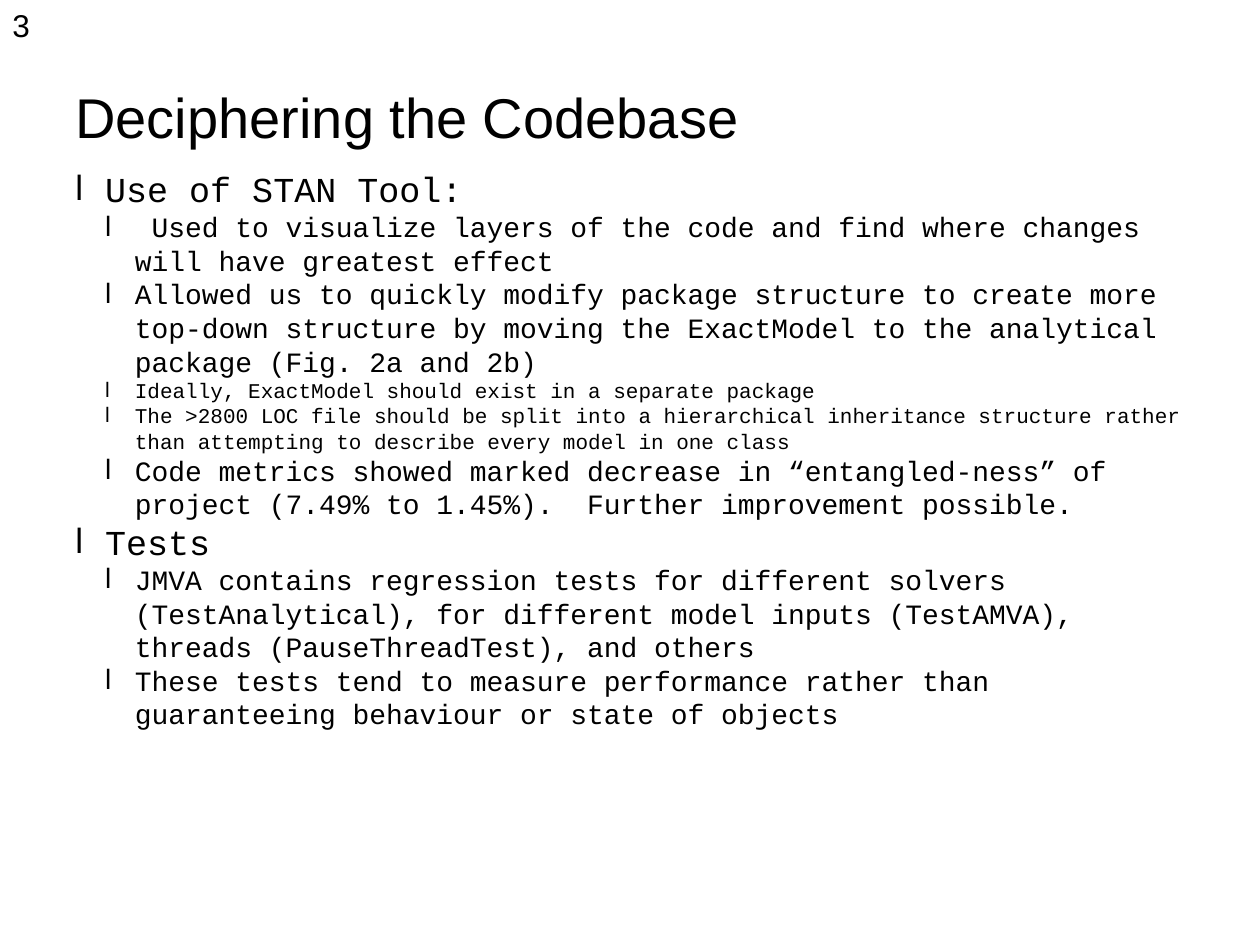
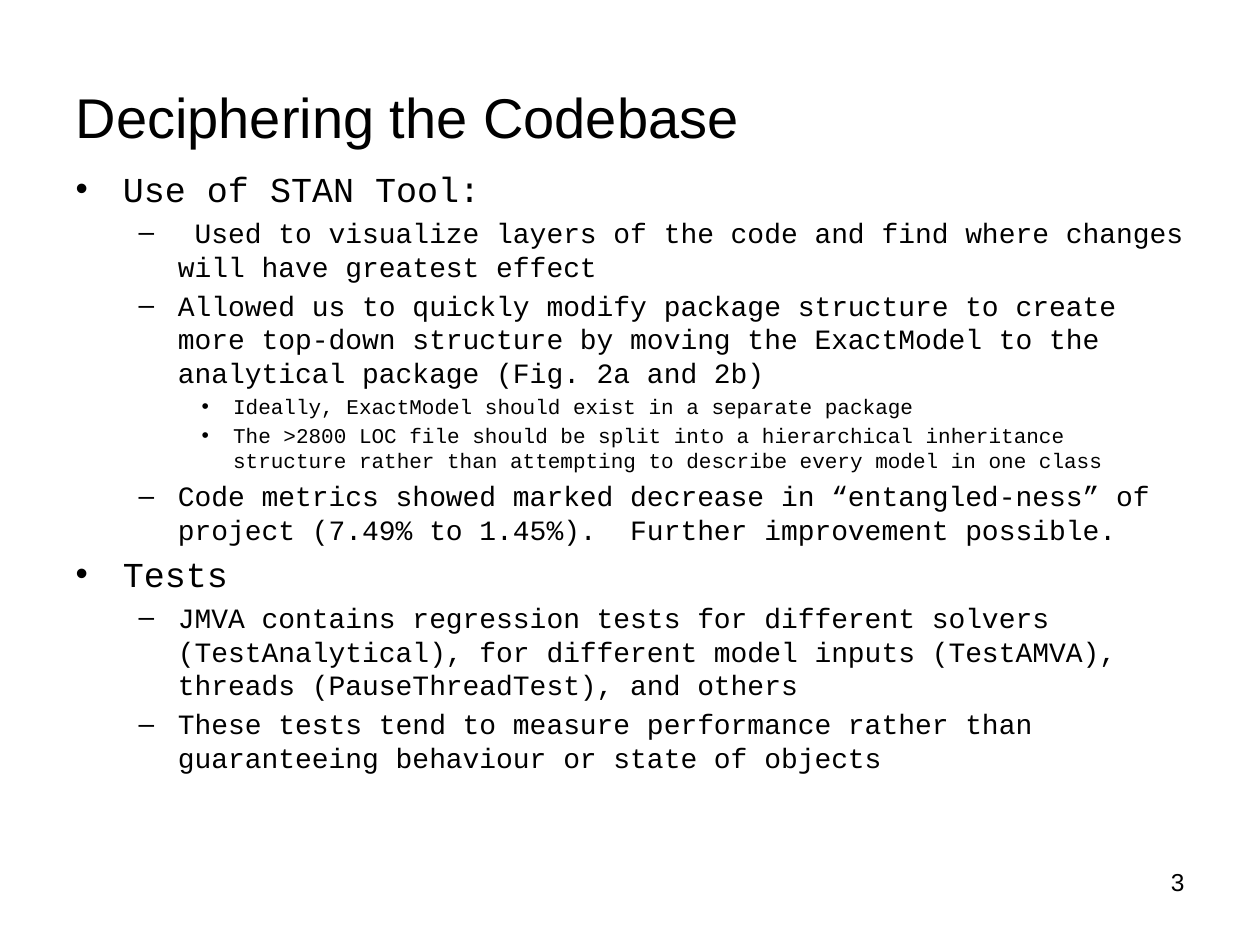
Before and after one commit to pavelgrib/SE_CW1, a slide deck: slide 6 of jmva_presentation.pptx. Drawn at 1260x945 pixels with LibreOffice and Linux fonts; fonts in the diff are those of the drawing; background and template pictures are left out. Boxes give left, top, right and bottom in pixels: in the first picture for what was removed or moved away, otherwise in the second. Text is boxed around its words. In the diff, an @@ line names an element or a change of style, - is before the commit and + after.

```diff
--- a/jmva_presentation.pptx
+++ b/jmva_presentation.pptx
@@ text "Use of STAN Tool:" at [123,178,1183,774]: bullet l to •; more space between paragraphs; bullet l to –; list level 2 to 3 in "Ideally, ExactModel should exist in ..."; list level 2 to 3 in "The >2800 LOC file should ..." @@
@@ text "3": place and size @@
-text "3" at [12,15,30,38]
+text "3" at [1171,874,1185,892]
@@ text "3" at [1171,874,1185,892]: size 18 to 14 pt; alignment left to right @@
```
Also in this commit, not shown: 7 other slides changed, 1 slide added, 1 slide removed.
